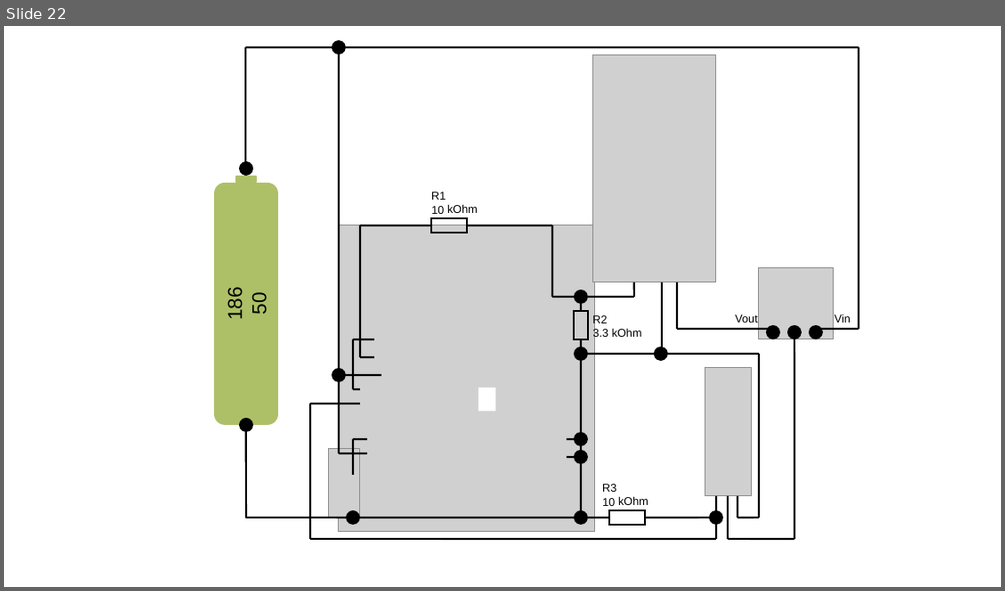
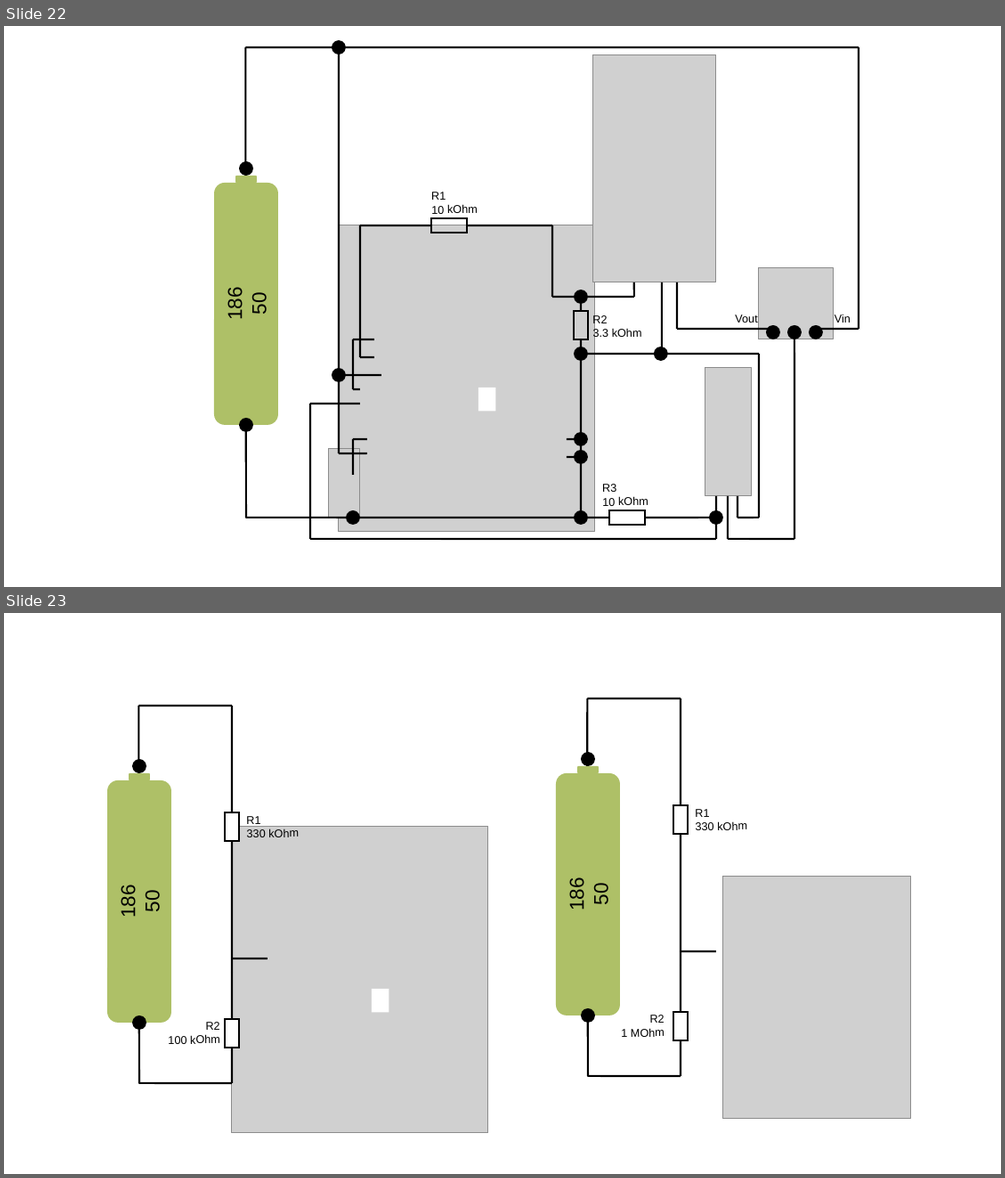
Before and after one commit to Noschvie/shrdzm, a slide deck: hardware/Wiring.odp. Shown one above the other, each under a label of ours: slide 22 before the commit, slides 22 and 23 after it. The pictures are 1005x591 and 1005x1178 pixels, drawn with LibreOffice and Linux fonts; fonts in the diff are those of the drawing; grey boxes stand for pictures. Boxes give left, top, right and bottom in pixels: in the first picture for what was removed or moved away, otherwise in the second. Text is boxed around its words. In the diff, an @@ line names an element or a change of style, - is before the commit and + after.

```diff
--- a/hardware/Wiring.odp
+++ b/hardware/Wiring.odp
@@ slide 23 added at [4, 613, 1001, 1174], background #FFFFFF @@
@@ line added from (138, 900) to (138, 706), #000000 1.5 pt @@
@@ line added from (232, 706) to (138, 706), #000000 1.5 pt @@
@@ line added from (232, 706) to (232, 973), #000000 1.5 pt @@
@@ line added from (588, 892) to (588, 698), #000000 1.5 pt @@
@@ line added from (680, 698) to (588, 698), #000000 1.5 pt @@
@@ line added from (680, 698) to (680, 965), #000000 1.5 pt @@
@@ ellipse added at [132, 759, 147, 773], fill #000000 @@
@@ rounded rectangle added at [577, 766, 599, 773], fill #AEC067 @@
@@ ellipse added at [581, 753, 596, 767], fill #000000 @@
@@ rounded rectangle added at [107, 780, 171, 1022], fill #AEC067, 16 pt, text #000000 @@
+18650
@@ rounded rectangle added at [129, 773, 151, 780], fill #AEC067 @@
@@ rounded rectangle added at [556, 773, 620, 1015], fill #AEC067, 16 pt, text #000000 @@
+18650
@@ rectangle added at [225, 812, 239, 840], fill #FFFFFF, outline #000000 1.5 pt @@
@@ text added at [246, 816, 299, 837], 9 pt, text #000000 @@
+R1
+330 kOhm
@@ rectangle added at [673, 805, 688, 834], fill #FFFFFF, outline #000000 1.5 pt @@
@@ text added at [695, 809, 747, 830], 9 pt, text #000000 @@
+R1
+330 kOhm
@@ picture added at [232, 827, 488, 1133] @@
@@ picture added at [723, 876, 910, 1119] @@
@@ line added from (588, 900) to (589, 1076), #000000 1.5 pt @@
@@ line added from (138, 907) to (139, 1083), #000000 1.5 pt @@
@@ line added from (232, 958) to (267, 958), #000000 1.5 pt @@
@@ line added from (680, 951) to (716, 951), #000000 1.5 pt @@
@@ line added from (232, 973) to (232, 1083), #000000 1.5 pt @@
@@ line added from (680, 965) to (680, 1076), #000000 1.5 pt @@
@@ rectangle added at [372, 989, 389, 1012], fill #FFFFFF @@
@@ ellipse added at [581, 1008, 596, 1022], fill #000000 @@
@@ rectangle added at [673, 1012, 688, 1040], fill #FFFFFF, outline #000000 1.5 pt @@
@@ ellipse added at [132, 1015, 147, 1030], fill #000000 @@
@@ text added at [168, 1022, 220, 1044], 9 pt, text #000000 @@
+R2
+100 kOhm
@@ rectangle added at [225, 1019, 239, 1047], fill #FFFFFF, outline #000000 1.5 pt @@
@@ text added at [621, 1014, 664, 1037], 9 pt, text #000000 @@
+R2
+1 MOhm
@@ line added from (138, 1083) to (232, 1083), #000000 1.5 pt @@
@@ line added from (588, 1076) to (680, 1076), #000000 1.5 pt @@
```
Also in this commit, not shown: 1 other file.
